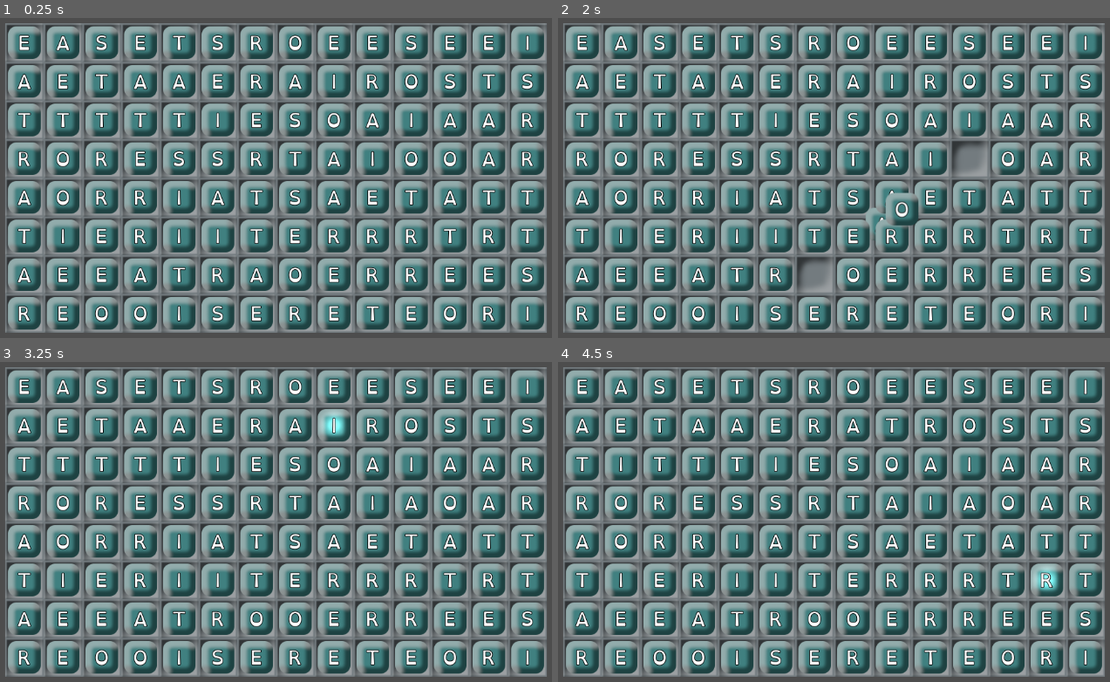
Above: before the commit, frames 1-4 (two rows, left to right).
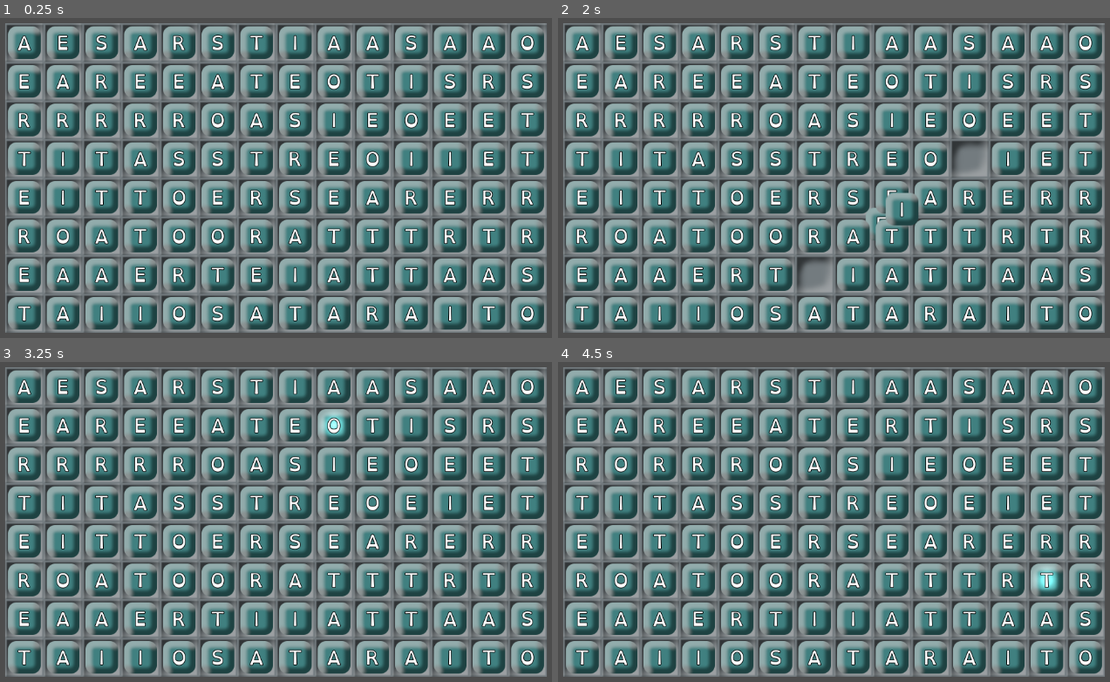
Above: after the commit, the same moments.

Repository: flashguardian13/bescrabbled
Game: Godot game, scene res://scenes/game.tscn
Same seed, same stepped clock (60 frames per second), same inputs: the game is played once before the commit and once after it.
Inputs (mouse positions are in pixels of both pictures, inside the frame that each line leads up to):
- Up to frame 1 (0.25 s): no input
- Up to frame 2 (2 s): tap Enter at 0.5 s; move the mouse to (988, 158) at 0.52 s; click (988, 158) at 0.67 s; tap Space at 1.25 s; drag from (696, 197) to (800, 254) at 1.27 s
- Up to frame 3 (3.25 s): move the mouse to (347, 435) at 2.02 s; click (347, 435) at 2.17 s; tap Enter at 2.75 s; drag from (242, 598) to (66, 464) at 2.77 s
- Up to frame 4 (4.5 s): move the mouse to (1043, 579) at 3.52 s; click (1043, 579) at 3.67 s; tap Space at 4.25 s; drag from (624, 464) to (729, 422) at 4.27 s

The runs differ from the first frame. In frame 1, 9.1% of the frame differs, in the area x 3-97%, y 5-96%; in frame 2, 9.0%; in frame 3, 9.1%; in frame 4, 9.1%.

Commit message:
word discovery after swaps

Diff:
--- a/scenes/game_board.gd
+++ b/scenes/game_board.gd
@@ -29,7 +29,7 @@
 var board_height:int = 0
 var game_pieces:Array = []
 
-var available_letters:Array = ["E", "A", "O", "I", "T", "S", "R"]
+var available_letters:Array = ["A", "E", "I", "O", "R", "S", "T"]
 
 # ================================================================
 # Game Board and Piece Management
@@ -144,4 +144,3 @@
 				var word:String = row.substr(start_x, len)
 				if Words.is_word(word):
 					print("Found word '%s' between %s and %s!" % [word, Vector2i(start_x, y), Vector2i(start_x + len - 1, y)])
-	# THIS WORKS BUT IT IS REALLY SLOW!
--- a/singletons/words.gd
+++ b/singletons/words.gd
@@ -1,7 +1,8 @@
 extends Node
 
 const WORDS_PATH:String = "res://data/scrabble_words.txt"
-var words:Array
+
+var word_tree:Dictionary[StringName, Array]
 
 func _ready():
 	assert(FileAccess.file_exists(WORDS_PATH), "File not found: %s" % WORDS_PATH)
@@ -9,7 +10,44 @@
 	assert(file != null, "Error opening file '%s': %s" % [WORDS_PATH, FileAccess.get_open_error()])
 	var word_regex:RegEx = RegEx.create_from_string("[A-Z]+")
 	var matches:Array = word_regex.search_all(file.get_as_text())
-	words = matches.map(func(it): return it.get_string())
+	for match:RegExMatch in matches:
+		var word:String = match.get_string()
+		if word.length() < 3:
+			continue
+		var hash:StringName = hash_word(word)
+		if !word_tree.has(hash):
+			word_tree[hash] = []
+		word_tree[hash].append(word)
+	#_score_word_tree_branches()
+
+func hash_word(word:String) -> StringName:
+	var letters_hash:Dictionary = {}
+	for letter in word.split():
+		letters_hash[letter] = true
+	var letters:Array = letters_hash.keys()
+	letters.sort()
+	return "".join(letters)
 
 func is_word(str:String) -> bool:
-	return words.has(str)
+	var hash:StringName = hash_word(str)
+	return word_tree.get(hash, []).has(str)
+
+#func _score_word_tree_branches() -> void:
+	#var scored_branches:Array[Array] = []
+	#for word_hash in word_tree:
+		#var score:float = 1.0 * word_tree[word_hash].size() / word_hash.length()
+		#scored_branches.append([word_hash, score])
+	#scored_branches.sort_custom(func(a, b): return b[1] < a[1])
+	#for scored_branch in scored_branches.slice(0, 25):
+		#print("%s: %s" % [scored_branch[1], scored_branch[0]])
+
+#23.6: AERST
+#18.4285714285714: AEINRST
+#18.0: AEINST
+#16.8333333333333: EINRST
+#16.6: EINST
+#15.8: AEPRS
+#14.6666666666667: AEIRST
+#14.6: EORST
+#14.4: AELST
+#13.4: EOPRS
Not shown, changed: data/scrabble_words.txt
